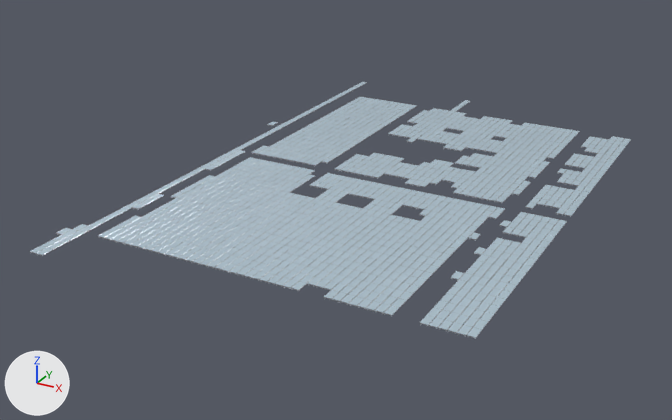
An edit to the FBX model SourceAssets/MPR/reference_v4/architecture/SM_MPR4_SolarBank_01_0.fbx, drawn before and after from the same camera.
Both versions are drawn from a 50 mm camera at (108.1, -155.8, 67.0) aimed at (44.2, -39.6, 8.8). Lighting does not change. The marker at lower left points along +X, +Y and +Z. The picture after the commit comes second.

In view in the first picture: 'SM_MPR4_SolarBank_01_0'.
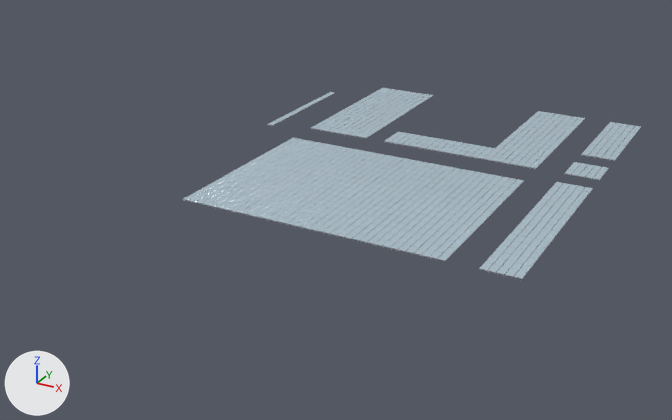
Changed parts and their boxes [x1, y1, x2, y2] in the pictures (672 x 420 px):
```json
{"object": "SM_MPR4_SolarBank_01_0", "change": "reshaped", "before": [30, 82, 631, 339], "after": [183, 88, 641, 280], "on screen": "24% narrower, 25% shorter"}
{"part": 1, "of": "me_sm_mpr4_solarbank_01_0", "change": "deleted", "before": [30, 82, 631, 339]}
{"part": 2, "of": "me_sm_mpr4_solarbank_01_0", "change": "built on", "before": [36, 83, 631, 338], "after": [183, 88, 641, 280]}
```

The change, as JSON lines over the scene's bpy script:
```json
{"block": "me_sm_mpr4_solarbank_01_0", "where": "# used by ob_sm_mpr4_solarbank_01_0; location = (0.0, 0.0, 0.0)"}
{"op": "remove", "block": "me_sm_mpr4_solarbank_01_0", "code": "me_sm_mpr4_solarbank_01_0.from_pydata(...)  # 27420 vertices, 10551 faces; spans x 20.1..79.4, y -79.9..11.6, z 13.4..13.7"}
{"op": "add", "block": "me_sm_mpr4_solarbank_01_0", "code": "me_sm_mpr4_solarbank_01_0.from_pydata(...)  # 17736 vertices, 6747 faces; spans x 20.1..79.4, y -56.5..9.7, z 13.4..13.7"}
{"block": "me_sm_mpr4_solarbank_01_0", "change": "me_sm_mpr4_solarbank_01_0 part 1: 2642 loose pieces with 15338 vertices, spanning x 20.1..79.4, y -79.9..11.6, z 13.4..13.7, are deleted"}
{"block": "me_sm_mpr4_solarbank_01_0", "change": "me_sm_mpr4_solarbank_01_0 part 2: 524 vertices moved within x 28.0..79.4, y -56.5..1.9, z 13.6..13.7; 2067 vertices removed from x 20.1..79.4, y -79.9..11.6, z 13.4..13.7; 7721 vertices added at x 20.1..79.4, y -56.5..9.7, z 13.4..13.7"}
{"block": "me_sm_mpr4_solarbank_01_0", "change": "other edits to the shape of me_sm_mpr4_solarbank_01_0 do not show in these pictures"}
```
